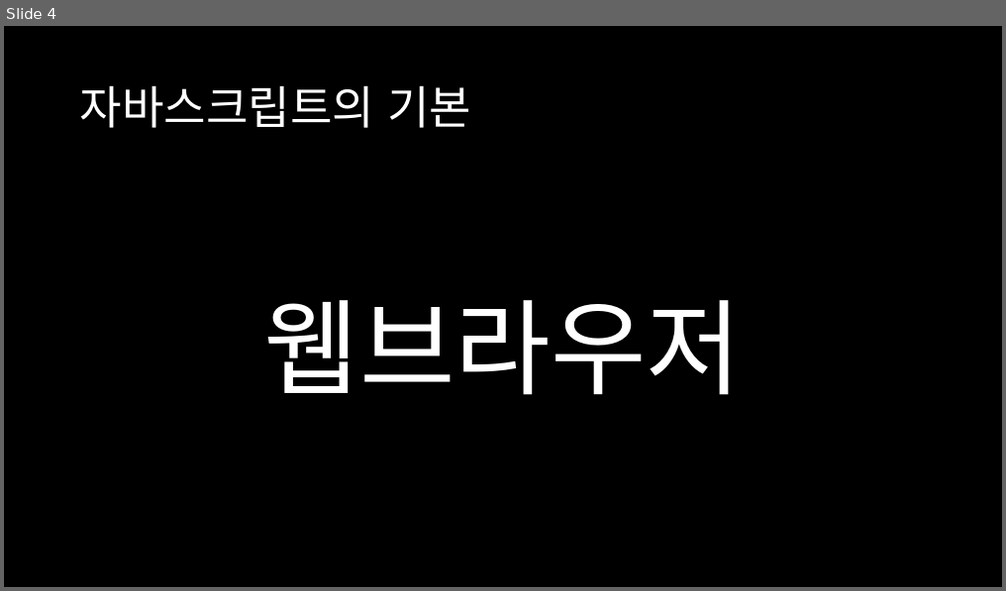
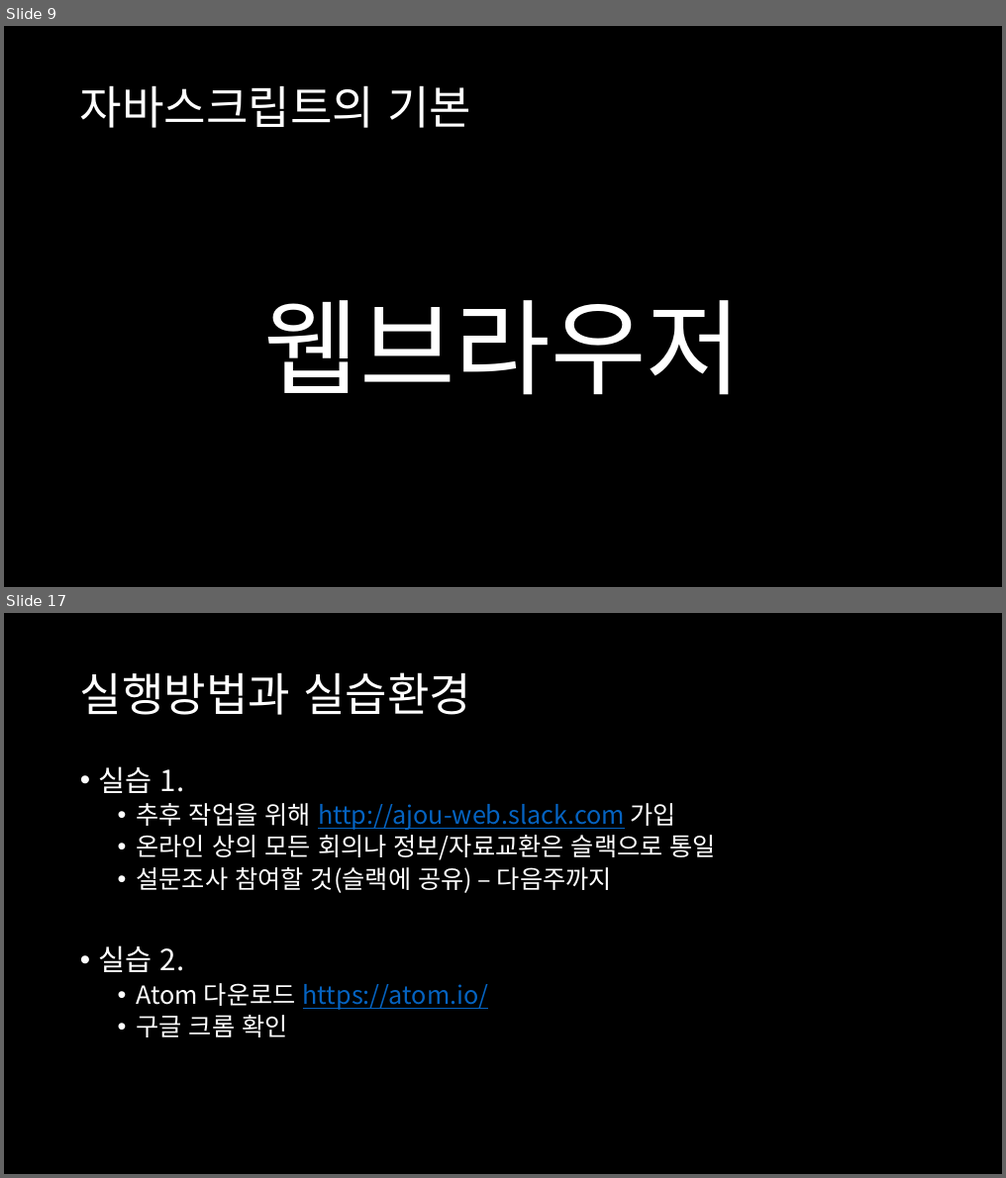
Before and after one commit to songhune/Webprogramming-Highschool, a slide deck: JavaScript/JavaScript.pptx. Shown one above the other, each under a label of ours: slide 4 before the commit, slides 9 and 17 after it; the slides between them are not shown. The pictures are 1006x591 and 1006x1178 pixels, drawn with LibreOffice and Linux fonts; fonts in the diff are those of the drawing. Boxes give left, top, right and bottom in pixels: in the first picture for what was removed or moved away, otherwise in the second. Text is boxed around its words. In the diff, an @@ line names an element or a change of style, - is before the commit and + after.

```diff
--- a/JavaScript/JavaScript.pptx
+++ b/JavaScript/JavaScript.pptx
@@ slide 17 added at [4, 613, 1002, 1174], background #000000 @@
@@ title added at [80, 672, 471, 715], 44 pt, text #FFFFFF @@
+실행방법과 실습환경
@@ text added at [99, 766, 716, 1038], 24 pt, text #FFFFFF @@
+• 실습 1.
+  • 추후 작업을 위해 http://ajou-web.slack.com 가입
+  • 온라인 상의 모든 회의나 정보/자료교환은 슬랙으로 통일
+  • 설문조사 참여할 것(슬랙에 공유) – 다음주까지
+• 실습 2.
+  • Atom 다운로드 https://atom.io/
+  • 구글 크롬 확인
@@ what was slide 4 is now slide 9 @@
```
Also in this commit, not shown: 3 slides changed, 35 other slides added, 26 other files.
